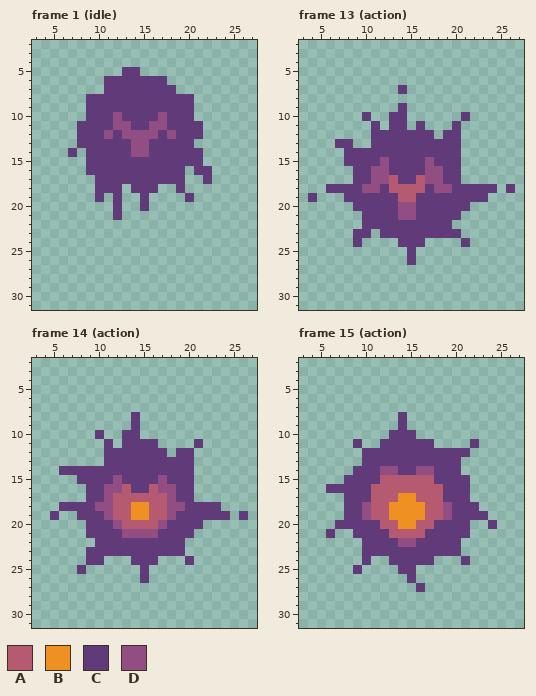
Pixel-art file, stored at sprites/base_enemy.aseprite. The first picture shows the starting point.
32x32 pixels, 30 frames. Shown: frame 1 (idle): x 3..27, y 2..31; frame 13 (action): x 3..27, y 2..31; frame 14 (action): x 3..27, y 2..31; frame 15 (action): x 3..27, y 2..31. The commit also changed other frames, which this record leaves out.
Palette (. is transparent): A #b65a71  B #ef9023  C #613a79  D #924e82
Once edited:
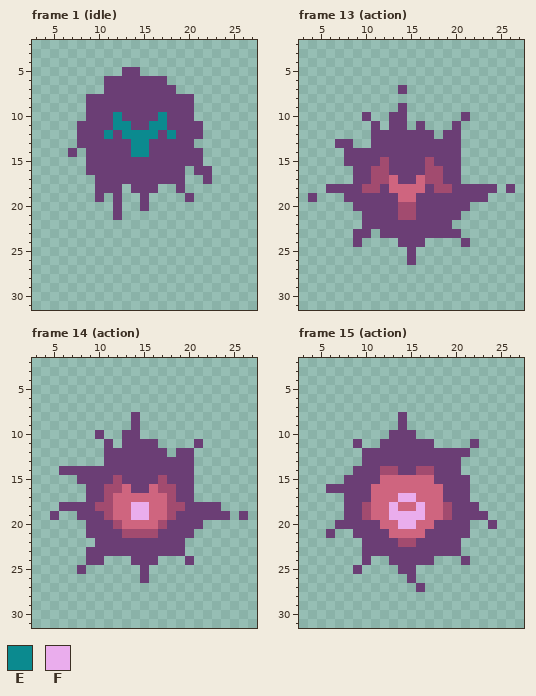
Colours new in this view: E #0b8a8f  F #eaaded
The edit:
colour A: #b65a71 -> #cf657f
colour C: #613a79 -> #6b3e75
colour D: #924e82 -> #a24b6f
Frame 1 (idle), layer "Layer 3":
y 10: x 12 D -> E; x 17 D -> E
y 11: x 12..13 DD -> EE; x 16..17 DD -> EE
y 12: x 11 D -> E; x 13..16 DDDD -> EEEE; x 18 D -> E
y 13..14: x 14..15 DD -> EE
Frame 14 (action), layer "Layer 3":
y 18..19: x 14..15 BB -> FF
Frame 15 (action), layer "Layer 3":
y 17: x 14..15 BB -> FF
y 18: x 13..16 BBBB -> FAAF
y 19: x 13..16 BBBB -> FFFF
y 20: x 14..15 BB -> FF
Pixel boxes of the changes (left, top, right, bottom) in both pictures:
changed: (68, 67, 212, 220)
changed: (308, 85, 515, 265)
changed: (50, 412, 248, 583)
changed: (326, 412, 497, 592)
